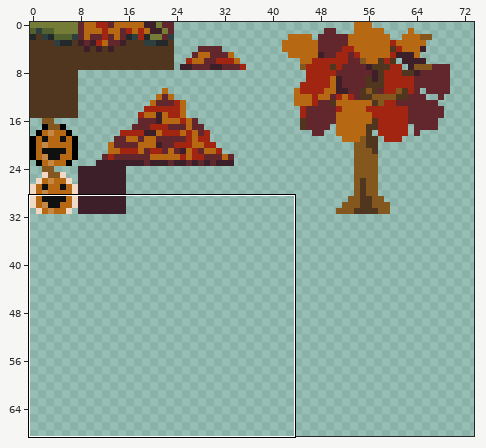
Pixel-art file, stored at assets/tileset.ase. The picture above shows the old version from afar; the outline marks the close-up.
Close-up. Before the commit:
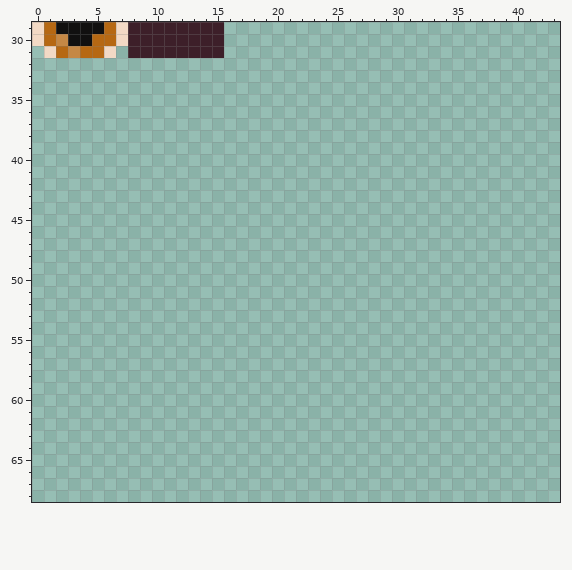
256x256 pixels, 1 frame. Shown: x 0..43, y 29..68. The wide view leaves out empty margins.
Once edited:
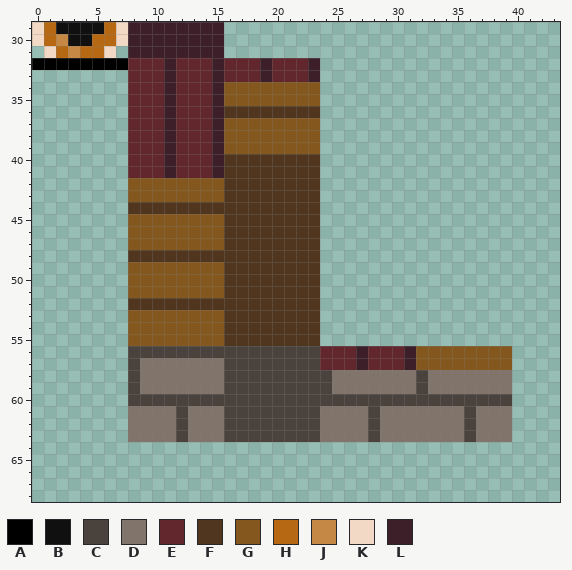
Palette (. is transparent): A #000000  B #111010  C #49423d  D #81746a  E #62272c  F #50361e  G #83571e  H #b66813  J #c58845  K #f2d9c5  L #3d1f29
The exact change:
@@ x 0..43 @@
 31 .KHJHHK.LLLLLLLL............................
-32 ............................................
-33 ............................................
-34 ............................................
-35 ............................................
-36 ............................................
-37 ............................................
-38 ............................................
-39 ............................................
-40 ............................................
-41 ............................................
-42 ............................................
-43 ............................................
-44 ............................................
-45 ............................................
-46 ............................................
-47 ............................................
-48 ............................................
-49 ............................................
-50 ............................................
-51 ............................................
-52 ............................................
-53 ............................................
-54 ............................................
-55 ............................................
-56 ............................................
-57 ............................................
-58 ............................................
-59 ............................................
-60 ............................................
-61 ............................................
-62 ............................................
-63 ............................................
+32 AAAAAAAAEEELEEELEEELEEEL....................
+33 ........EEELEEELEEELEEEL....................
+34 ........EEELEEELGGGGGGGG....................
+35 ........EEELEEELGGGGGGGG....................
+36 ........EEELEEELFFFFFFFF....................
+37 ........EEELEEELGGGGGGGG....................
+38 ........EEELEEELGGGGGGGG....................
+39 ........EEELEEELGGGGGGGG....................
+40 ........EEELEEELFFFFFFFF....................
+41 ........EEELEEELFFFFFFFF....................
+42 ........GGGGGGGGFFFFFFFF....................
+43 ........GGGGGGGGFFFFFFFF....................
+44 ........FFFFFFFFFFFFFFFF....................
+45 ........GGGGGGGGFFFFFFFF....................
+46 ........GGGGGGGGFFFFFFFF....................
+47 ........GGGGGGGGFFFFFFFF....................
+48 ........FFFFFFFFFFFFFFFF....................
+49 ........GGGGGGGGFFFFFFFF....................
+50 ........GGGGGGGGFFFFFFFF....................
+51 ........GGGGGGGGFFFFFFFF....................
+52 ........FFFFFFFFFFFFFFFF....................
+53 ........GGGGGGGGFFFFFFFF....................
+54 ........GGGGGGGGFFFFFFFF....................
+55 ........GGGGGGGGFFFFFFFF....................
+56 ........CCCCCCCCCCCCCCCCEEELEEELGGGGGGGG....
+57 ........CDDDDDDDCCCCCCCCEEELEEELGGGGGGGG....
+58 ........CDDDDDDDCCCCCCCCCDDDDDDDCDDDDDDD....
+59 ........CDDDDDDDCCCCCCCCCDDDDDDDCDDDDDDD....
+60 ........CCCCCCCCCCCCCCCCCCCCCCCCCCCCCCCC....
+61 ........DDDDCDDDCCCCCCCCDDDDCDDDDDDDCDDD....
+62 ........DDDDCDDDCCCCCCCCDDDDCDDDDDDDCDDD....
+63 ........DDDDCDDDCCCCCCCCDDDDCDDDDDDDCDDD....
 64 ............................................
Pixel boxes of the changes (left, top, right, bottom) in both close-ups:
added: (32, 58, 512, 442)
